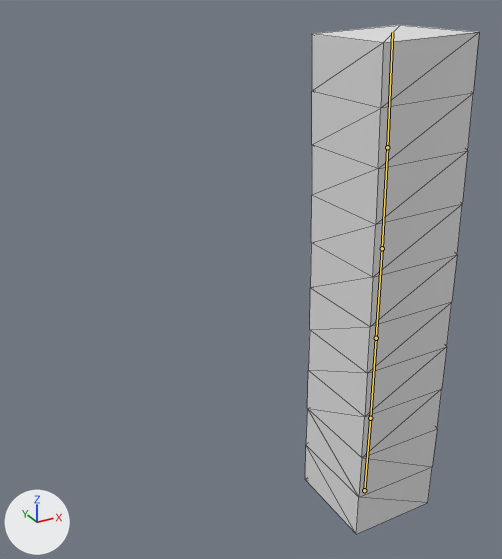
The glTF model workspace/017_gltf-skinned-mesh/models/skin-bone.gltf, before and after one commit.
The view is the same before and after, from a camera (50 mm lens) standing at (-8.45, -9.93, 10.92) and looking at (-2.81, 0.33, 5.79). Every picture has the same lights, and +X, +Y and +Z are marked at lower left. Both versions are drawn at frame 94 of the action 'ArmatureAction'; the numbers are the values there. The bones that bend it are drawn over the model as lines. Mesh edges are drawn as thin lines.
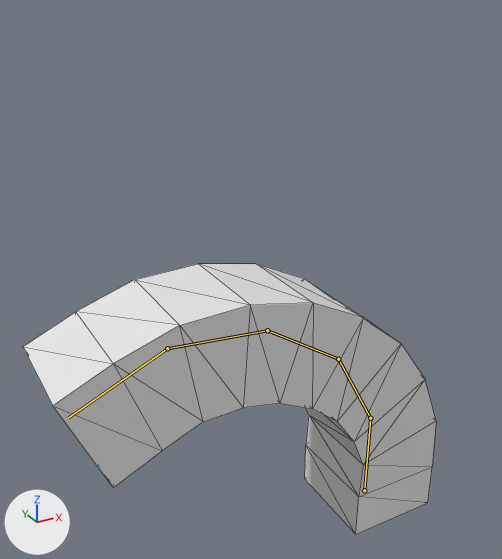
Location of each change, (x1, y1, x2, y2) in pixels of the pictures (502 x 559 px):
'Cube', posed (137% wider, 47% shorter)
    before: (305, 25, 479, 534)
    after: (23, 264, 436, 534)
bone 'Bone.001', root to tip
    before: (370, 418) to (376, 338)
    after: (370, 418) to (338, 359)
bone 'Bone.002', root to tip
    before: (376, 338) to (382, 248)
    after: (338, 359) to (267, 330)
bone 'Bone.003', root to tip
    before: (382, 248) to (387, 147)
    after: (267, 330) to (167, 348)
bone 'Bone.004', root to tip
    before: (387, 147) to (392, 32)
    after: (167, 348) to (68, 418)

The edits, one by one:
Bone 'Bone.001' (bone_bone_001) turns from (0, 0, 1) to (0, 0, 29) degrees about its own x, y and z.
Bone 'Bone.002' (bone_bone_002) turns from (0, 0, 1) to (0, 0, 29) degrees about its own x, y and z.
Bone 'Bone.003' (bone_bone_003) turns from (0, 0, 1) to (0, 0, 29) degrees about its own x, y and z.
Bone 'Bone.004' (bone_bone_004) turns from (0, 0, 1) to (0, 0, 29) degrees about its own x, y and z.
